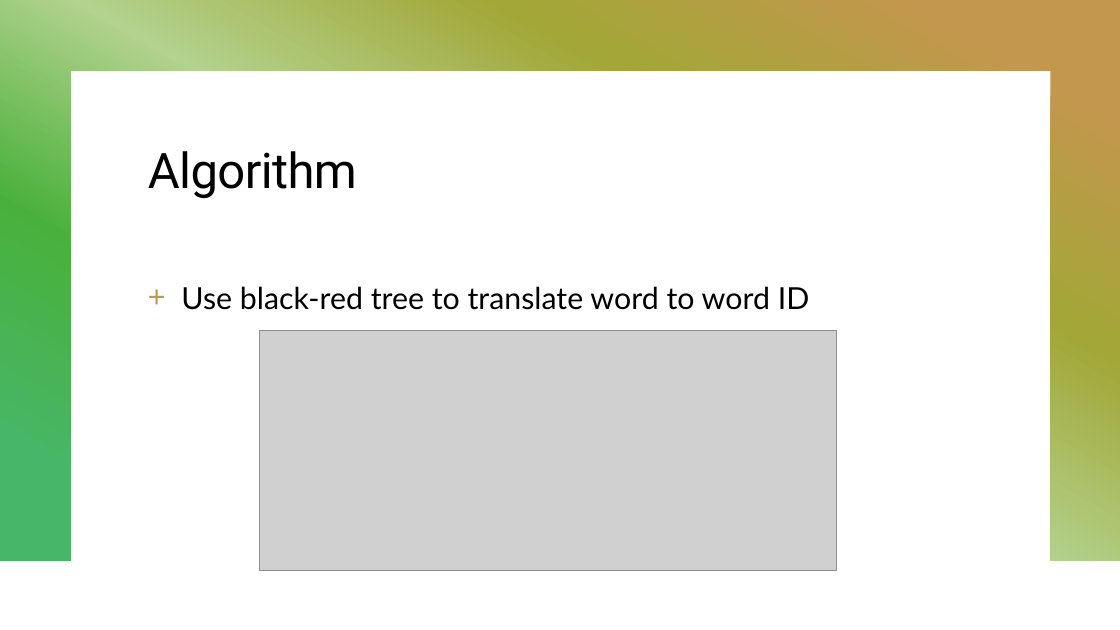
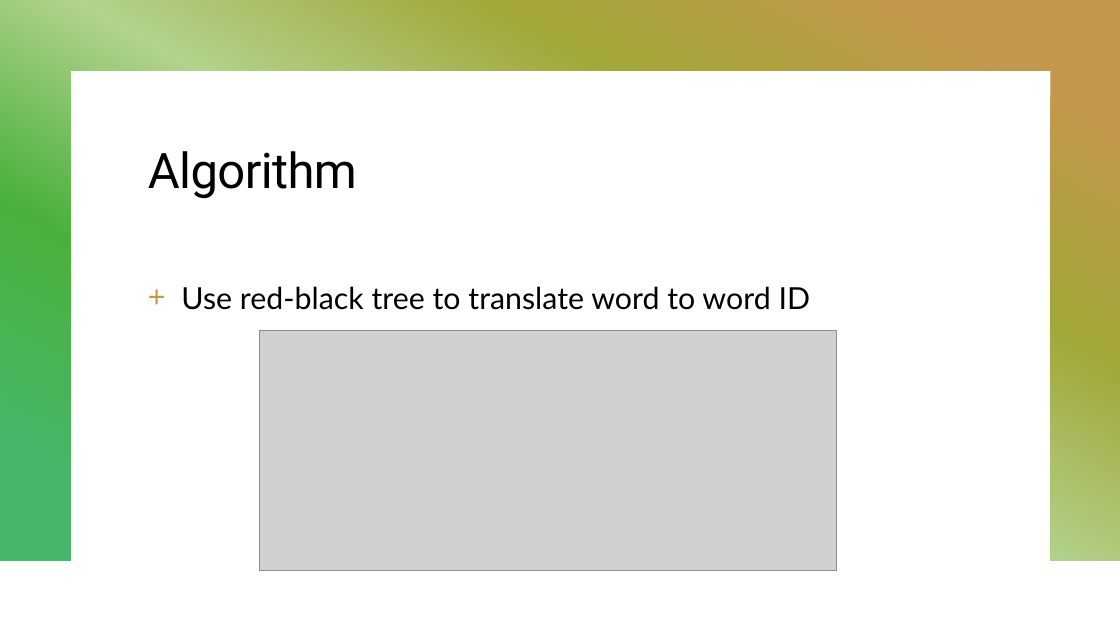
Before and after one commit to guomaimang/Moon-Spork, a slide deck: slide 7 of Report and Presentation/Presentation Powerpoint.pptx. Drawn at 1120x630 pixels with LibreOffice and Linux fonts; fonts in the diff are those of the drawing; grey boxes stand for pictures. Boxes give left, top, right and bottom in pixels: in the first picture for what was removed or moved away, otherwise in the second. Text is boxed around its words. In the diff, an @@ line names an element or a change of style, - is before the commit and + after.

```diff
--- a/Report and Presentation/Presentation Powerpoint.pptx
+++ b/Report and Presentation/Presentation Powerpoint.pptx
@@ text at <box>181,286,811,310</box>: text changed @@
-+ Use black-red tree to translate word to word ID
++ Use red-black tree to translate word to word ID
```
Also in this commit, not shown: 1 other slide changed, 1 slide added, 2 slides removed, 2 other files.
